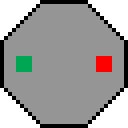
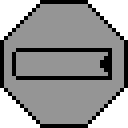
Before/after of a w=128, h=128 layered artwork. What changed in the layer stack:
painted on "Layer 1" over [12, 48, 112, 80]
